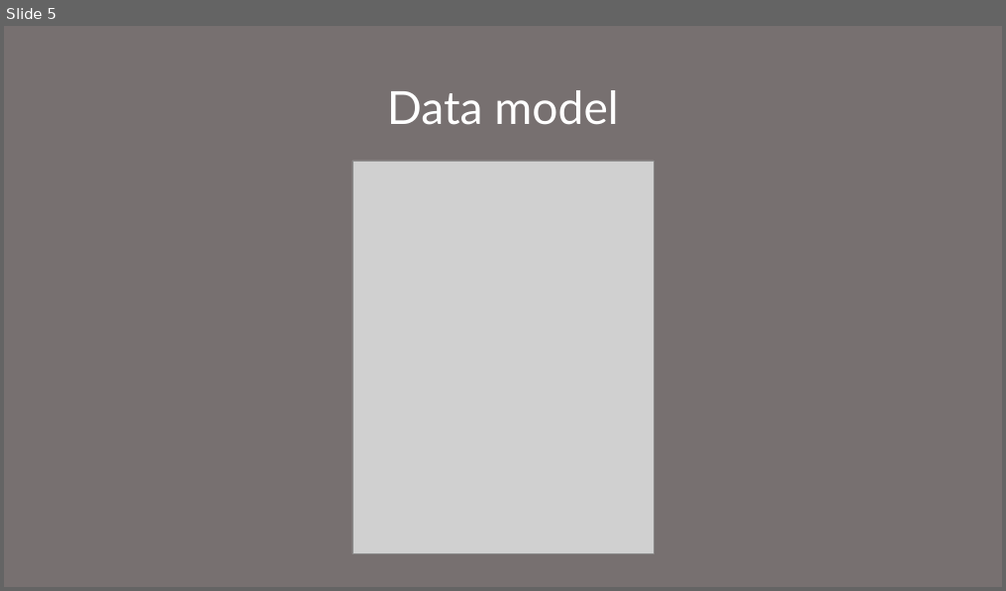
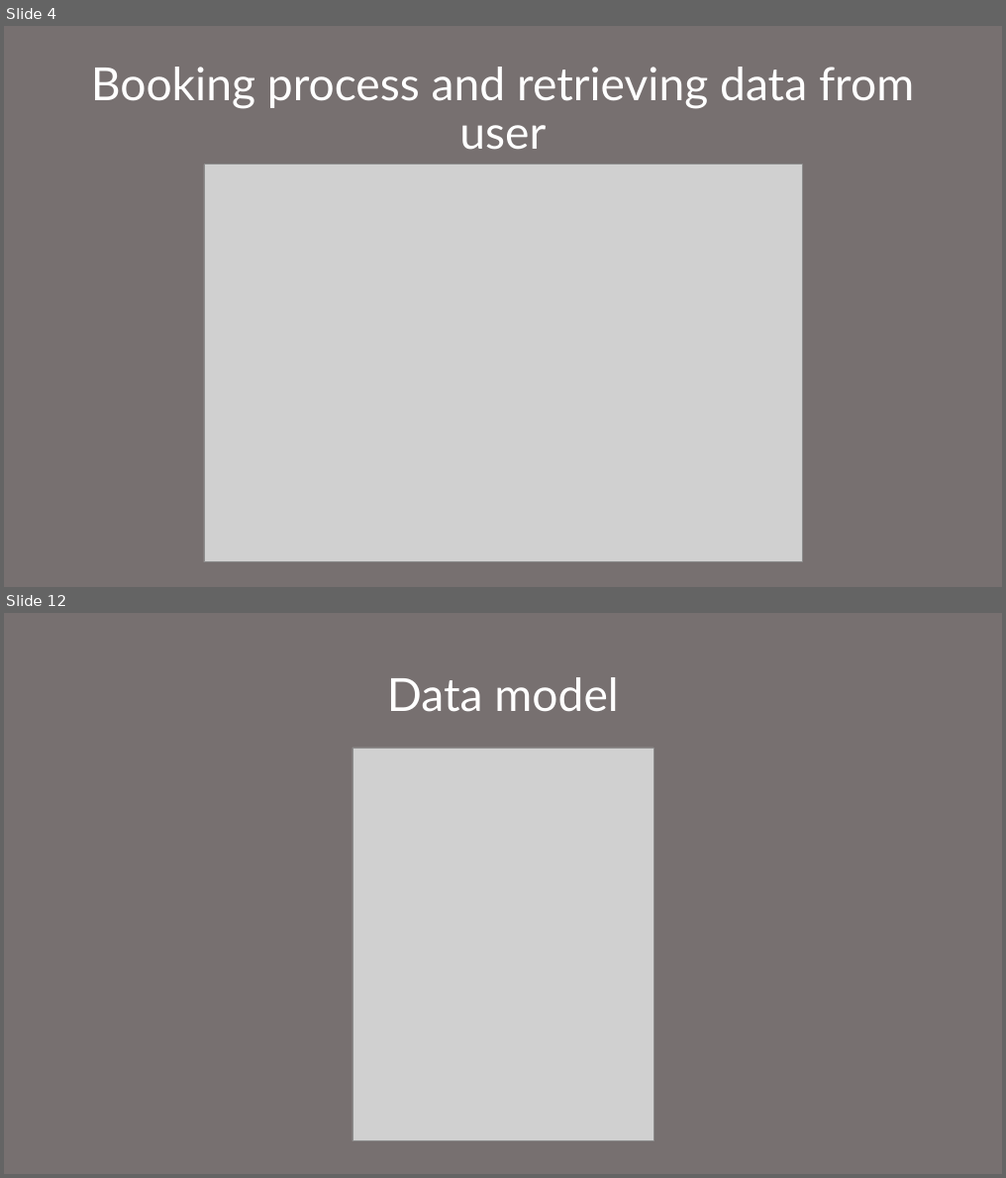
Before and after one commit to eduardkovalchuk/parking-reservation-bot, a slide deck: quick-presentation.pptx. Shown one above the other, each under a label of ours: slide 5 before the commit, slides 4 and 12 after it; the slides between them are not shown. The pictures are 1006x591 and 1006x1178 pixels, drawn with LibreOffice and Linux fonts; fonts in the diff are those of the drawing; grey boxes stand for pictures. Boxes give left, top, right and bottom in pixels: in the first picture for what was removed or moved away, otherwise in the second. Text is boxed around its words. In the diff, an @@ line names an element or a change of style, - is before the commit and + after.

```diff
--- a/quick-presentation.pptx
+++ b/quick-presentation.pptx
@@ slide 4 added at box(4, 26, 1002, 587), background #777070 @@
@@ title added at box(91, 67, 914, 150), 44 pt, text #FFFFFF @@
+Booking process and retrieving data from user
@@ picture added at box(204, 165, 802, 563) @@
@@ what was slide 5 is now slide 12 @@
```
Also in this commit, not shown: 4 slides changed, 6 other slides added, 3 other files.
